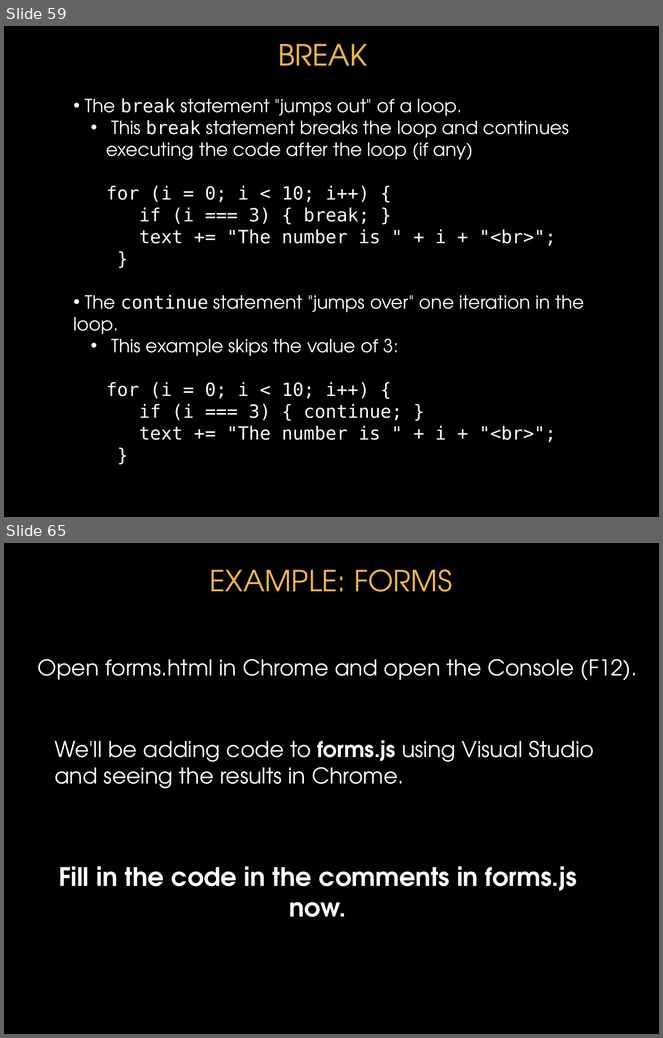
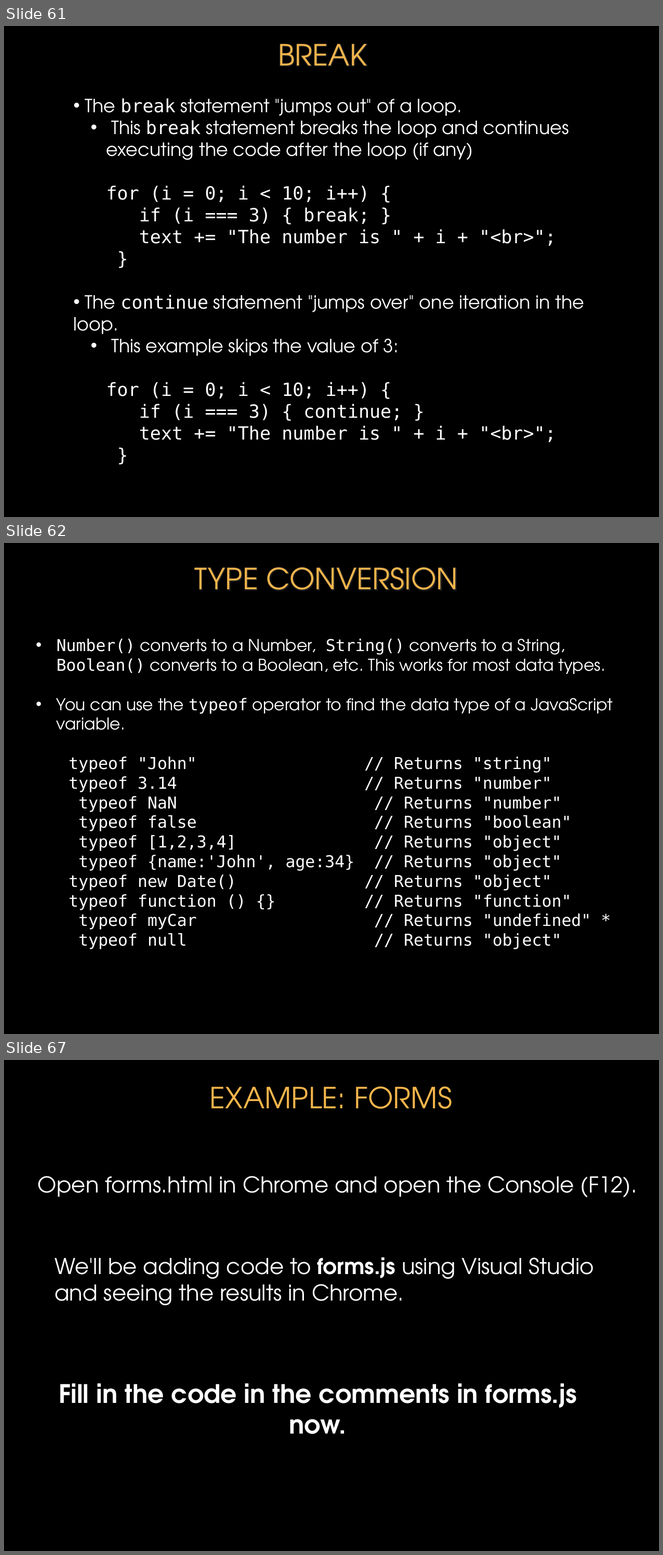
Before and after one commit to donfreiday/cpsc330-js, a slide deck: Javascript.pptx. Shown one above the other, each under a label of ours: slides 59 and 65 before the commit, slides 61, 62 and 67 after it; the slides between them are not shown. The pictures are 663x1038 and 663x1555 pixels, drawn with LibreOffice and Linux fonts; fonts in the diff are those of the drawing; background and template pictures are left out. Boxes give left, top, right and bottom in pixels: in the first picture for what was removed or moved away, otherwise in the second. Text is boxed around its words. In the diff, an @@ line names an element or a change of style, - is before the commit and + after.

```diff
--- a/Javascript.pptx
+++ b/Javascript.pptx
@@ slide 62 added at <box>4,543,659,1034</box>, background picture (left out) @@
@@ title added at <box>195,567,458,590</box>, 32 pt, text #F4B54B @@
+TYPE CONVERSION
@@ text added at <box>57,639,613,950</box>, 18 pt, text #FFFFFF @@
+• Number() converts to a Number, String() converts to a String, Boolean() converts to a Boolean, etc. This works for most data types.
+• You can use the typeof operator to find the data type of a JavaScript variable.
+  typeof "John" // Returns "string"
+  typeof 3.14 // Returns "number"
+  typeof NaN // Returns "number"
+  typeof false // Returns "boolean"
+  typeof [1,2,3,4] // Returns "object"
+  typeof {name:'John', age:34} // Returns "object"
+  typeof new Date() // Returns "object"
+  typeof function () {} // Returns "function"
+  typeof myCar // Returns "undefined" *
+  typeof null // Returns "object"
@@ what was slide 59 is now slide 61 @@
@@ what was slide 65 is now slide 67 @@
```
Also in this commit, not shown: 4 slides changed, 3 other slides added, 2 slides removed.
